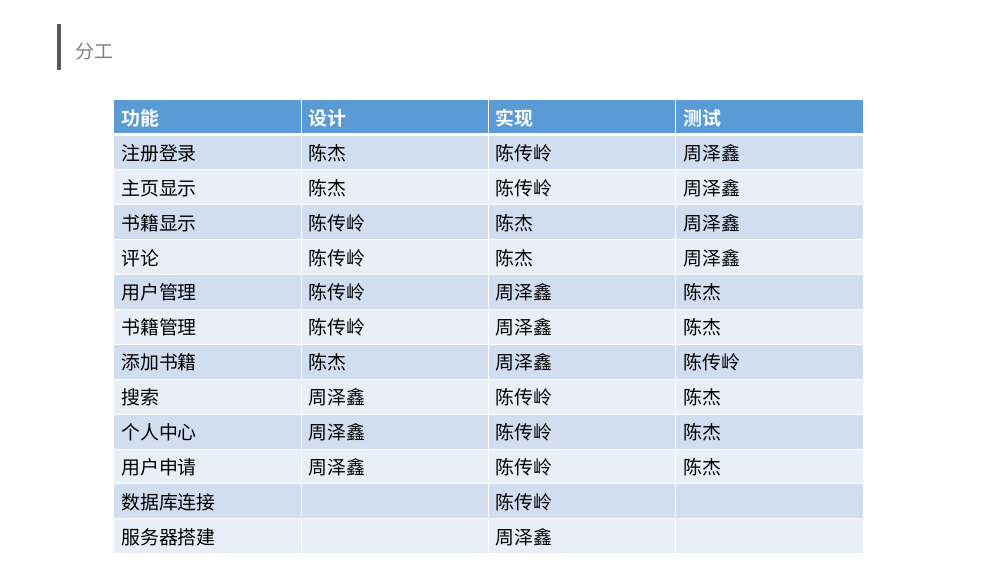
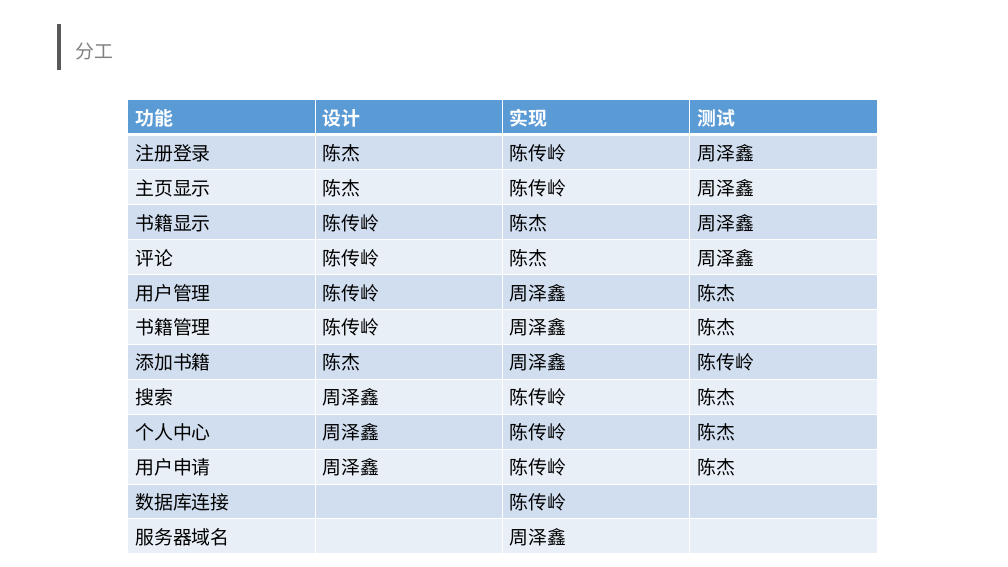
Before and after one commit to se2019springg17/-, a slide deck: slide 11 of G17小组书社项目总评报告.pptx (slide 10 before the commit). Drawn at 1008x567 pixels with LibreOffice and Linux fonts; fonts in the diff are those of the drawing; background and template pictures are left out. Boxes give left, top, right and bottom in pixels: in the first picture for what was removed or moved away, otherwise in the second. Text is boxed around its words. In the diff, an @@ line names an element or a change of style, - is before the commit and + after.

```diff
--- a/G17小组书社项目总评报告.pptx
+++ b/G17小组书社项目总评报告.pptx
@@ table at [128, 100, 878, 550] @@
-row 13, column 1: 服务器搭建
+row 13, column 1: 服务器域名
@@ table: place and size @@
-table at [113, 100, 864, 550]
+table at [128, 100, 878, 550]
```
Also in this commit, not shown: 9 other slides changed, 1 slide added, 1 slide removed, 2 other files.
